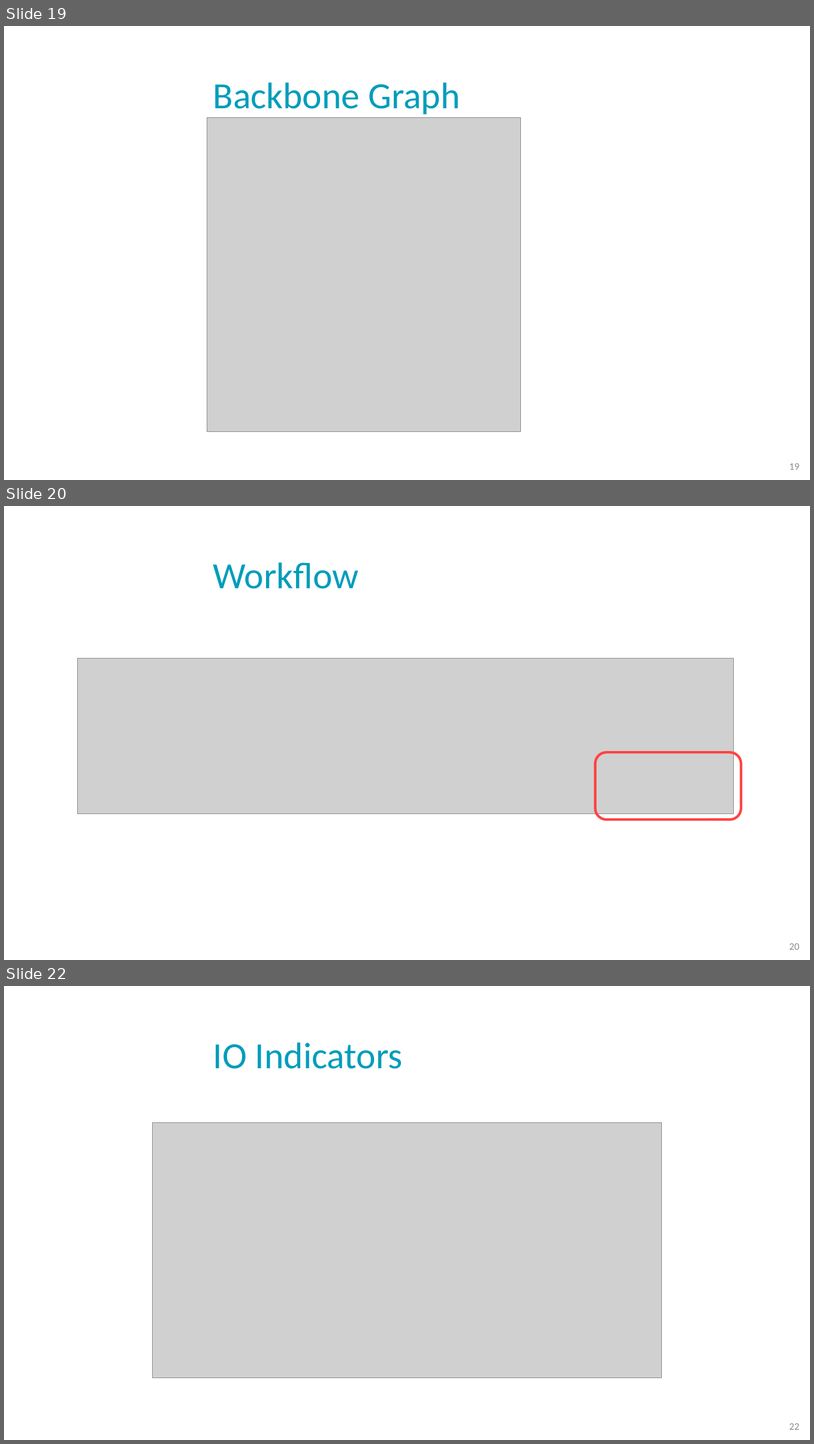
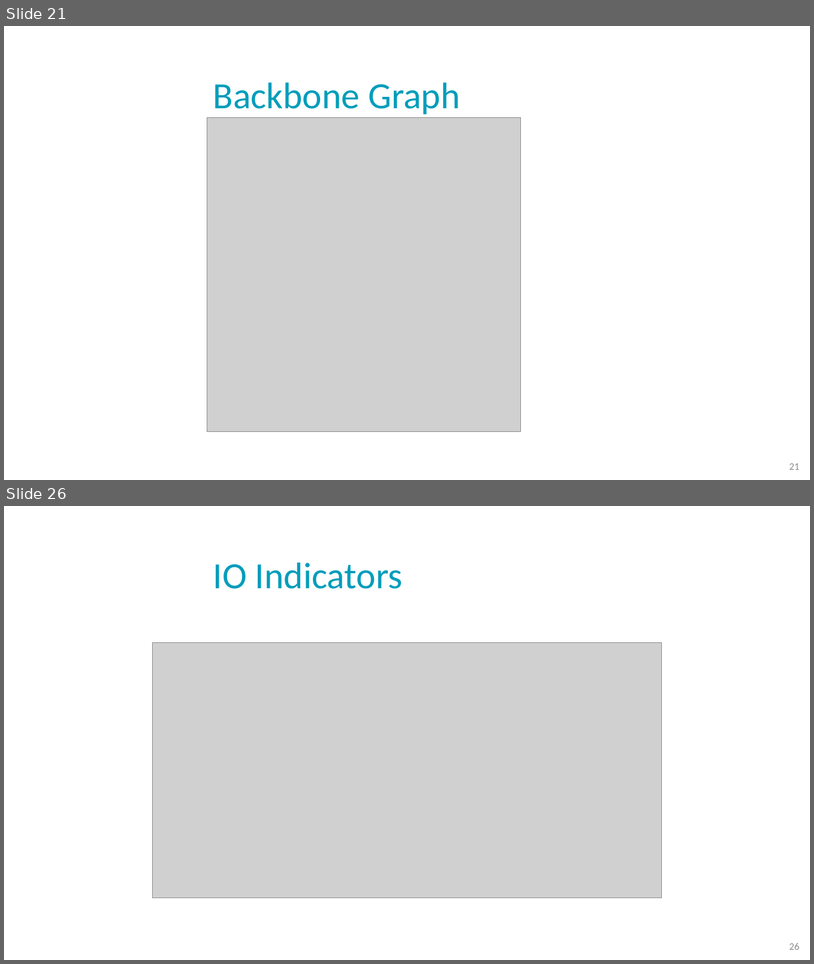
Before and after one commit to NoaTal1996/Backbone-Graph, a slide deck: docs/cbg_saback.pptx. Shown one above the other, each under a label of ours: slides 19, 20 and 22 before the commit, slides 21 and 26 after it; the slides between them are not shown. The pictures are 814x1444 and 814x964 pixels, drawn with LibreOffice and Linux fonts; fonts in the diff are those of the drawing; grey boxes stand for pictures; background and template pictures are left out. Boxes give left, top, right and bottom in pixels: in the first picture for what was removed or moved away, otherwise in the second. Text is boxed around its words. In the diff, an @@ line names an element or a change of style, - is before the commit and + after.

```diff
--- a/docs/cbg_saback.pptx
+++ b/docs/cbg_saback.pptx
@@ slide 20 removed at bbox=[4, 506, 810, 960], background picture (left out) @@
@@ title removed at bbox=[213, 562, 359, 589] @@
-Workflow
@@ picture removed at bbox=[77, 658, 734, 813] @@
@@ rounded rectangle removed at bbox=[596, 752, 741, 819] @@
@@ page number removed at bbox=[789, 943, 800, 949] @@
-20
@@ what was slide 19 is now slide 21 @@
@@ page number at bbox=[789, 463, 800, 469]: text changed @@
-19
+21
@@ what was slide 22 is now slide 26 @@
@@ page number at bbox=[789, 943, 800, 949]: text changed @@
-22
+26
```
Also in this commit, not shown: 6 slides changed, 12 slides added, 7 other slides removed.
